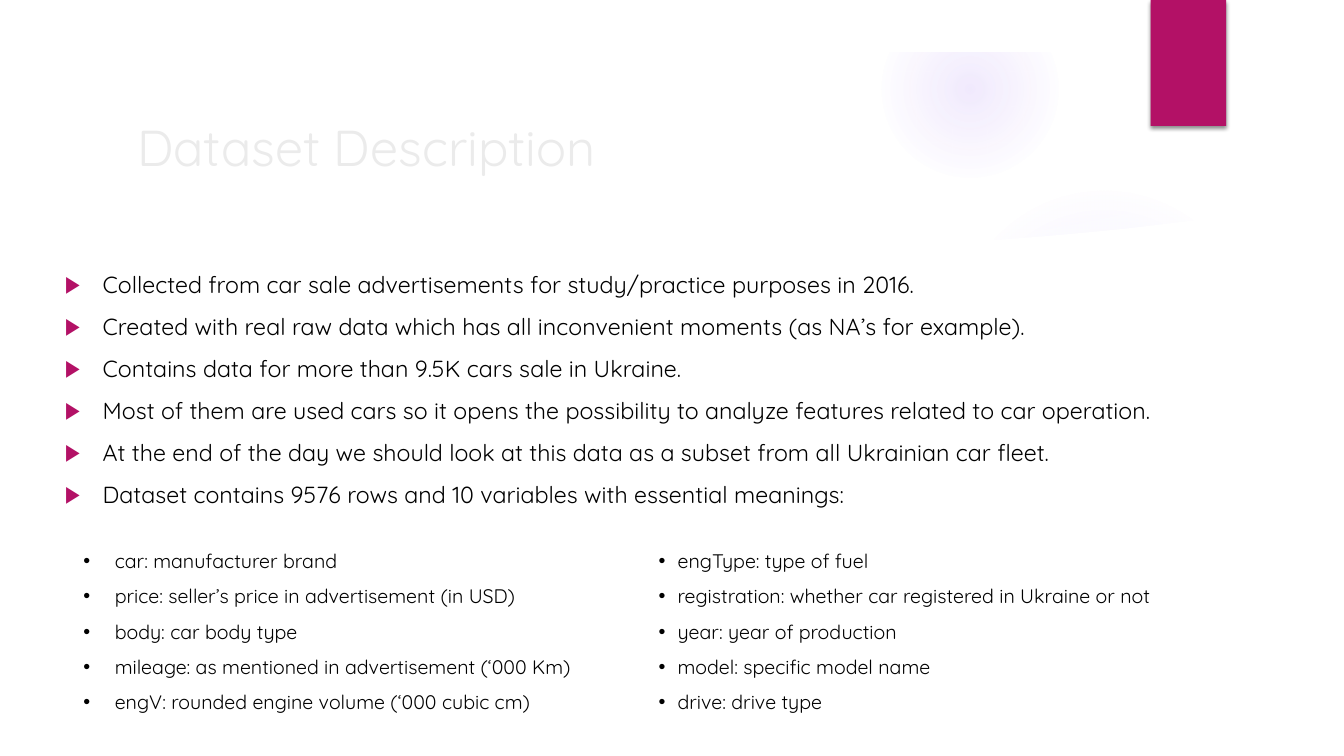
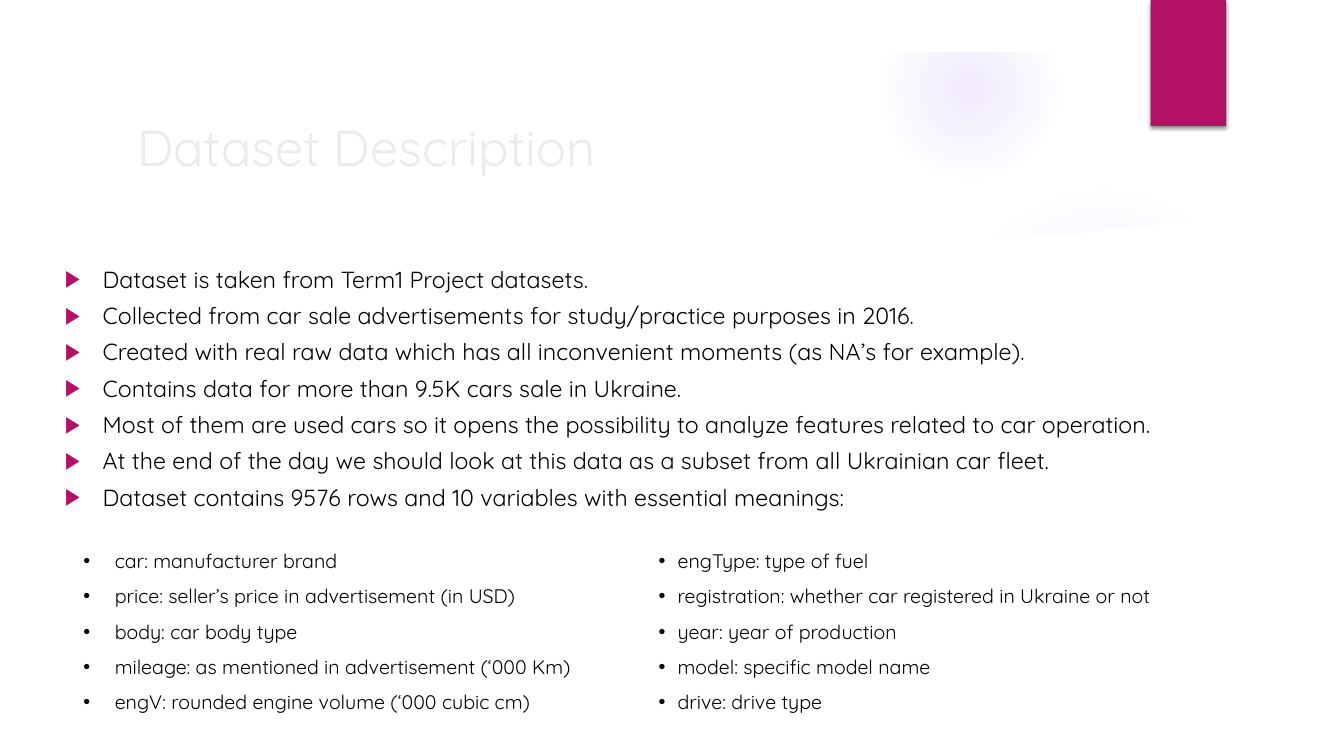
Before and after one commit to dhp6106/insaid-projects, a slide deck: slide 2 of term2/projects/CarSalesPrice/Term3-Project-ML1-Dhaval.pptx. Drawn at 1344x756 pixels with LibreOffice and Linux fonts; fonts in the diff are those of the drawing; background and template pictures are left out. Boxes give left, top, right and bottom in pixels: in the first picture for what was removed or moved away, otherwise in the second. Text is boxed around its words. In the diff, an @@ line names an element or a change of style, - is before the commit and + after.

```diff
--- a/term2/projects/CarSalesPrice/Term3-Project-ML1-Dhaval.pptx
+++ b/term2/projects/CarSalesPrice/Term3-Project-ML1-Dhaval.pptx
@@ text at [194,271,588,293]: paragraph added @@
+▶ Dataset is taken from Term1 Project datasets.
@@ text at [103,305,1150,511]: line spacing 1.5 to 1.3 @@
```
Also in this commit, not shown: 6 other slides changed, 2 slides added, 1 other file.
